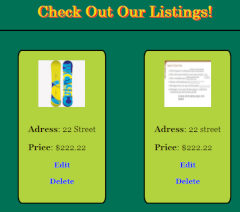
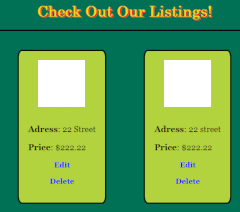
Layer changes from the first 240px x 212px image to the second:
painted on "Pasted Layer" over box(38, 60, 211, 107)
